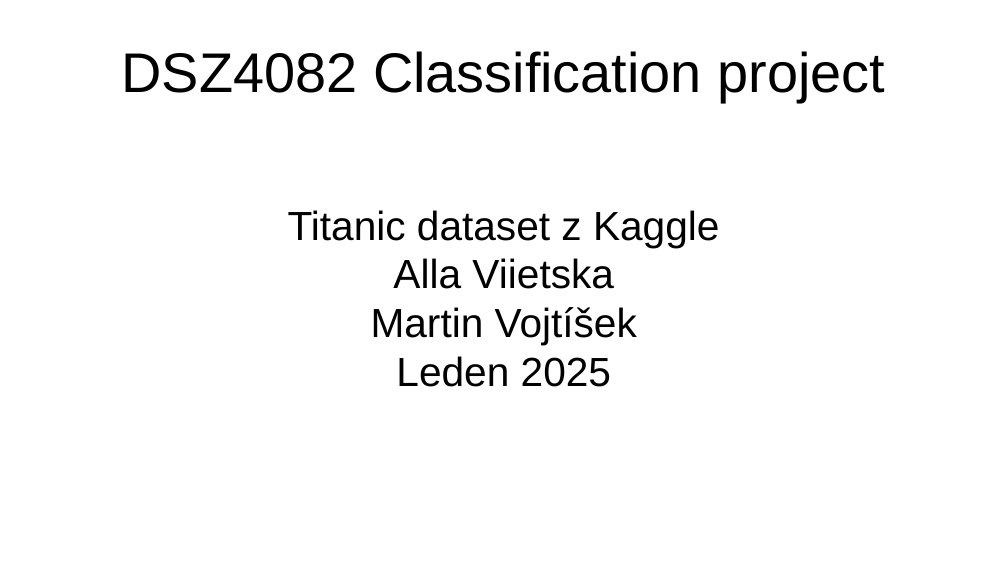
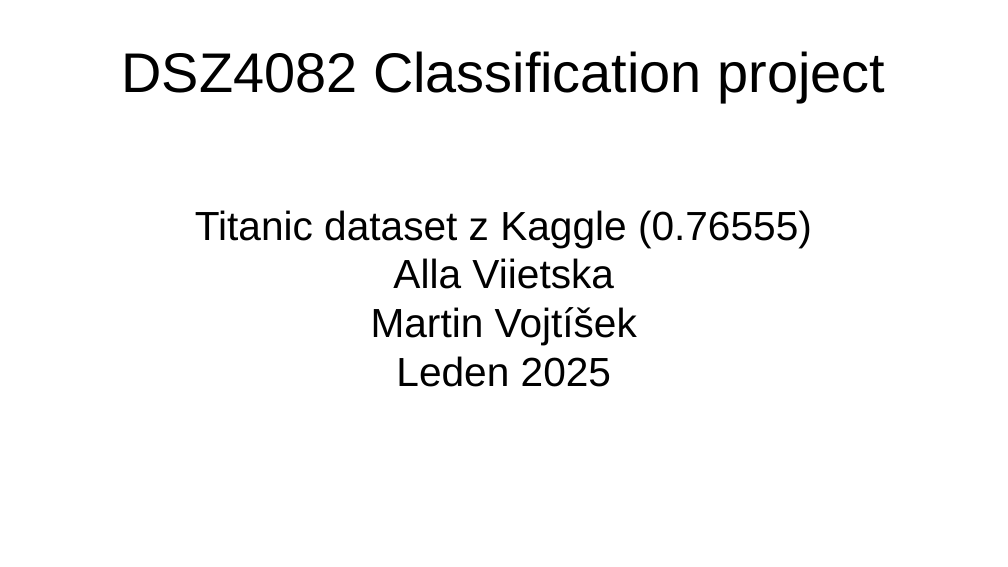
Before and after one commit to flowerhair/DSZ4078_Titanic, a slide deck: slide 1 of Titanic.odp. Drawn at 1008x567 pixels with LibreOffice and Linux fonts; fonts in the diff are those of the drawing. Boxes give left, top, right and bottom in pixels: in the first picture for what was removed or moved away, otherwise in the second. Text is boxed around its words. In the diff, an @@ line names an element or a change of style, - is before the commit and + after.

```diff
--- a/Titanic.odp
+++ b/Titanic.odp
@@ subtitle at (195, 210, 812, 247): text changed @@
-Titanic dataset z Kaggle
+Titanic dataset z Kaggle (0.76555)
```
Also in this commit, not shown: 6 slides added, 27 other files.
